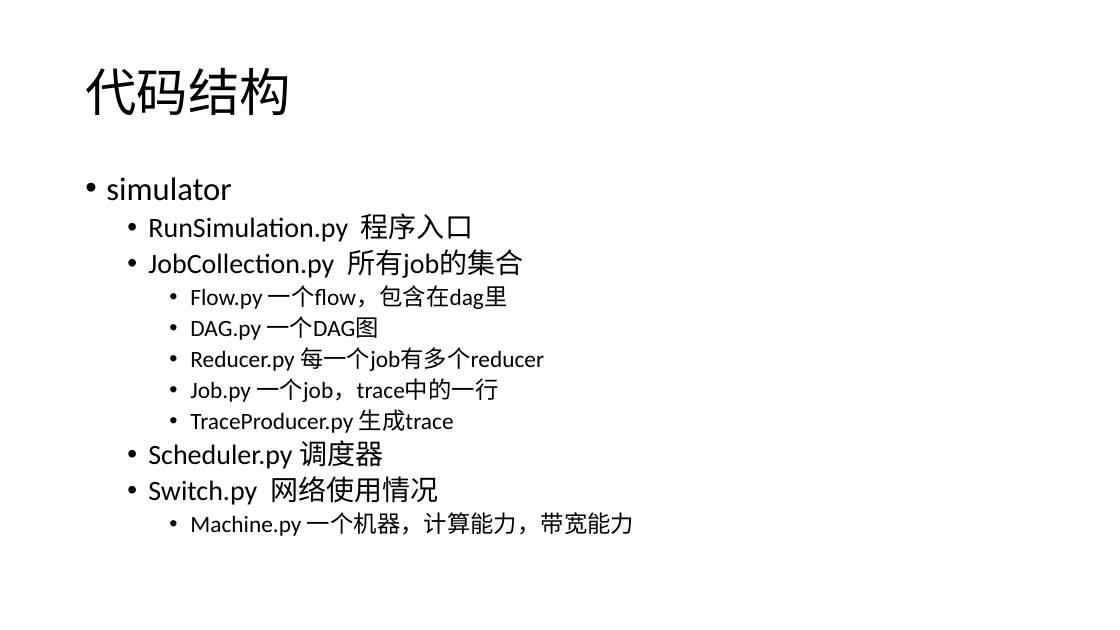
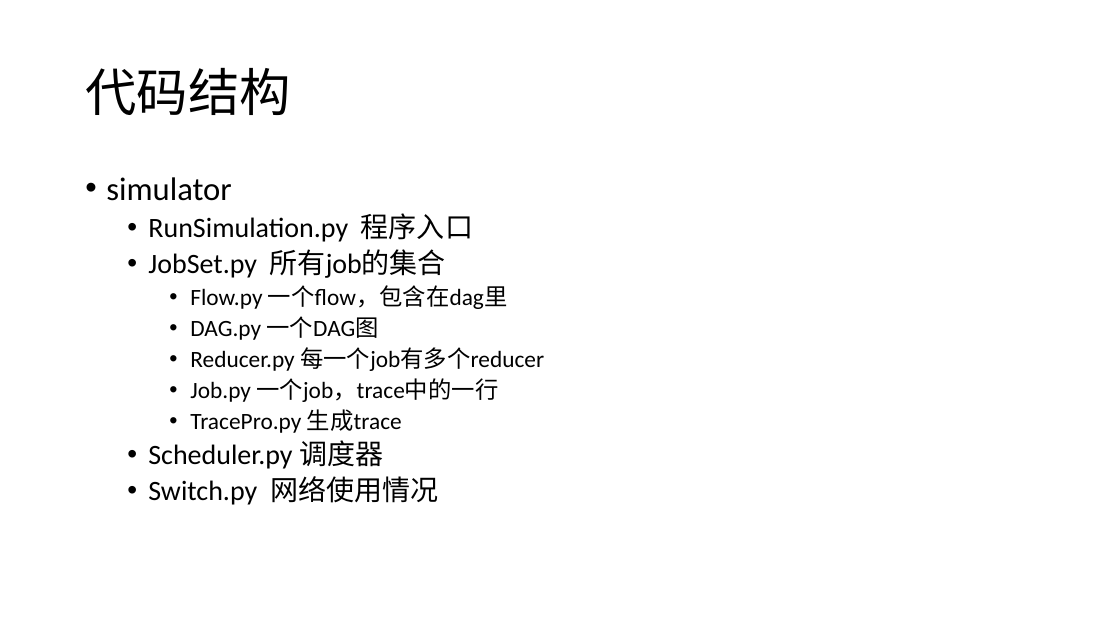
Before and after one commit to fhowen/metaflow, a slide deck: slide 11 of document/microflow.pptx. Drawn at 1120x630 pixels with LibreOffice and Linux fonts; fonts in the diff are those of the drawing. Boxes give left, top, right and bottom in pixels: in the first picture for what was removed or moved away, otherwise in the second. Text is boxed around its words. In the diff, an @@ line names an element or a change of style, - is before the commit and + after.

```diff
--- a/document/microflow.pptx
+++ b/document/microflow.pptx
@@ text at box(148, 249, 446, 278): text changed @@
-  • JobCollection.py 所有job的集合
+  • JobSet.py 所有job的集合
@@ text at box(190, 409, 402, 433): text changed @@
-    • TraceProducer.py 生成trace
+    • TracePro.py 生成trace
@@ text at box(190, 512, 634, 536): paragraph removed @@
-    • Machine.py 一个机器，计算能力，带宽能力
```
Also in this commit, not shown: 6 other files.
